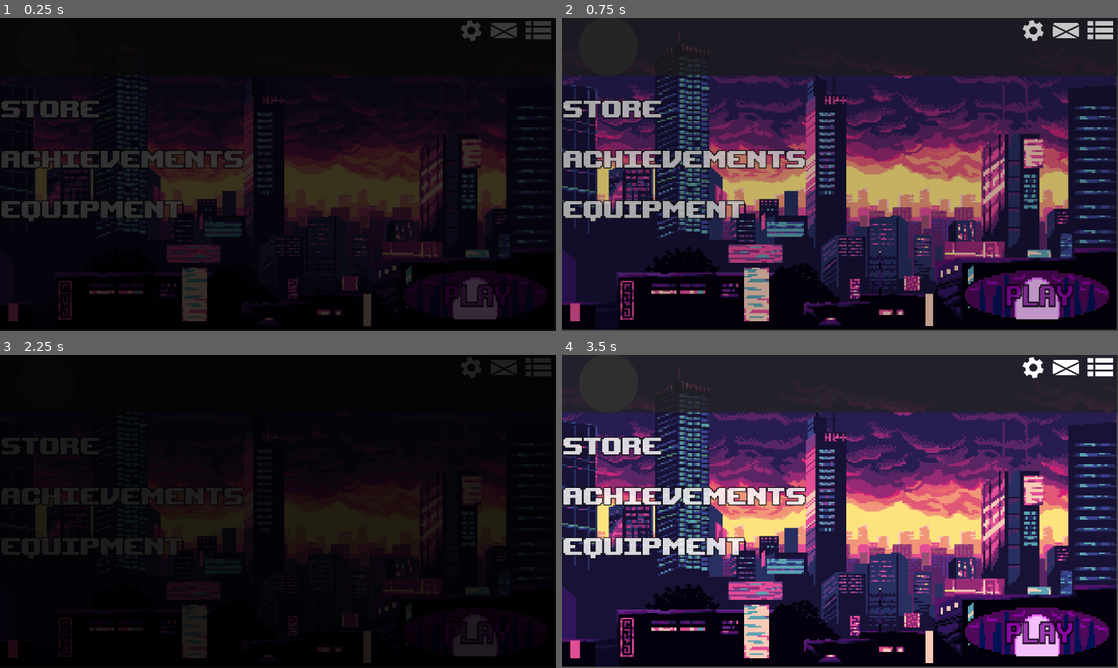
Above: before the commit, frames 1-4 (two rows, left to right).
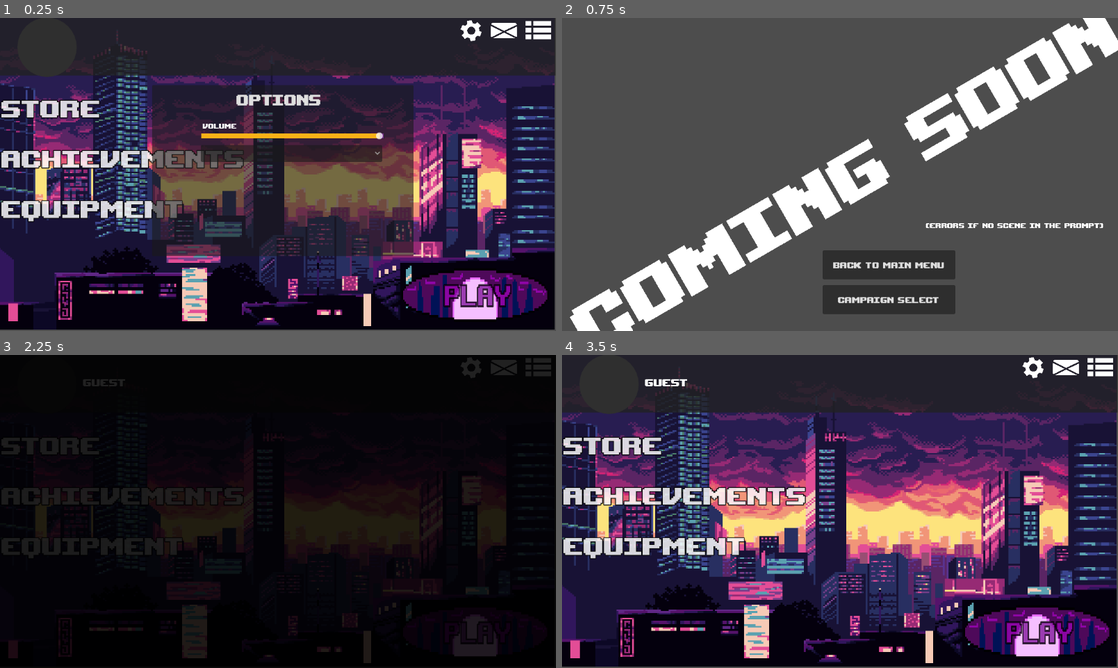
Above: after the commit, the same moments.

Repository: VinceAL-9/Mathfight
Game: Godot game, scene res://scenes/Whole game/main_menu.tscn
The game is run twice, just before and just after one commit, with the same random seed, the same clock (stepped at 60 frames per second) and the same inputs. This scene is started directly instead of the project's main scene. Sound files missing from this copy of the repository are replaced by a short silence.
Inputs (mouse positions are in pixels of both pictures, inside the frame that each line leads up to):
- Up to frame 1 (0.25 s): no input
- Up to frame 2 (0.75 s): click "STORE" at 0.5 s
- Up to frame 3 (2.25 s): click (122, 495) at 1.25 s, where only the run before the commit has a clickable "ACHIEVEMENTS"; click "Back to Main Menu" at 2 s
- Up to frame 4 (3.5 s): click "ACHIEVEMENTS" at 2.75 s

The runs differ from the first frame. In frame 1, 83% of the frame differs, in the area x 0-100%, y 0-100%; in frame 2, 99%; in frame 3, less than 0.1%; in frame 4, 0.1%.

Commit message:
Comments and username appears in mainmenu

Diff:
--- a/scenes/Whole game/main_menu.tscn
+++ b/scenes/Whole game/main_menu.tscn
@@ -231,9 +231,10 @@
 
 [node name="ProfilePictureButton" type="Button" parent="Header"]
 layout_mode = 0
-offset_left = 36.0
-offset_right = 159.0
-offset_bottom = 123.0
+offset_left = 37.0
+offset_top = 2.0
+offset_right = 160.0
+offset_bottom = 125.0
 theme_override_styles/focus = SubResource("StyleBoxFlat_kbped")
 theme_override_styles/hover = SubResource("StyleBoxFlat_kbped")
 theme_override_styles/pressed = SubResource("StyleBoxFlat_kbped")
@@ -274,6 +275,15 @@
 texture_pressed = ExtResource("6_lgwnu")
 texture_hover = ExtResource("6_lgwnu")
 texture_focused = ExtResource("6_lgwnu")
+
+[node name="Username" type="Label" parent="Header"]
+layout_mode = 0
+offset_left = 173.0
+offset_top = 45.0
+offset_right = 338.0
+offset_bottom = 88.0
+theme_override_fonts/font = ExtResource("3_oa1go")
+theme_override_font_sizes/font_size = 30
 
 [node name="Transition" type="AnimationPlayer" parent="."]
 libraries = {
@@ -376,6 +386,7 @@
 [connection signal="pressed" from="Background/VBoxContainer/StoreButton" to="." method="_on_store_button_pressed"]
 [connection signal="pressed" from="Background/VBoxContainer/AchievementsButton" to="." method="_on_achievements_button_pressed"]
 [connection signal="pressed" from="Background/VBoxContainer/EquipmentButton" to="." method="_on_equipment_button_pressed"]
+[connection signal="button_down" from="Header/ProfilePictureButton" to="." method="_on_profile_picture_button_button_down"]
 [connection signal="pressed" from="Header/SettingsButton" to="." method="_on_settings_button_pressed"]
 [connection signal="pressed" from="Header/NotificationsButton" to="." method="_on_notifications_button_pressed"]
 [connection signal="pressed" from="Header/TasksButton" to="." method="_on_tasks_button_pressed"]
--- a/scripts/Whole game/main_menu.gd
+++ b/scripts/Whole game/main_menu.gd
@@ -3,47 +3,76 @@
 @onready var transition = $Transition
 @onready var v_box_container = $Background/VBoxContainer
 @onready var button_sfx: AudioStreamPlayer = $Button_SFX
+@onready var username_label: Label = $Header/Username
 
-func _ready():
+#Gets the config file
+var config := ConfigFile.new()
+var FILE_PATH := "user://players.cfg"
+var username: String = ""
+
+func _ready():# Load config file
+	var err = config.load(FILE_PATH)
+	if err != OK:
+		print("Config file not found! Creating a new config file.")
+		# If the file doesn't exist, create it
+		config.save(FILE_PATH)
+		return
+
+	# Load the username from the config file
+	username = load_user_profile()
+
+	# Set the username on the label in the main menu
+	if username != "":
+		username_label.text =  username
+	else:
+		username_label.text = "Guest"  # Default to "Guest" if no user is found
+
+	# Play transition animation
 	$Options.visible = false
 	$Transition/ColorRect.visible = true
 	transition.play("fade_in")
 	await get_tree().create_timer(1).timeout
 
+# Function to load the user profile if no user found return empty str
+func load_user_profile() -> String:
+	if config.has_section_key("session", "last_user"):
+		return config.get_value("session", "last_user")
+	else:
+		return ""
+
+
+# Button press functions for different scenes
 func _on_play_button_pressed() -> void:
 	if button_sfx:
 		button_sfx.play()
 	transition.play("fade_out")
 	await get_tree().create_timer(1).timeout
 	get_tree().change_scene_to_file("res://scenes/Whole game/Choose mode/mode_select.tscn")
-	print("button is pressed")
-
+	print("Play button pressed")
 
 func _on_store_button_pressed() -> void:
 	if button_sfx:
 		button_sfx.play()
 	get_tree().change_scene_to_file("res://scenes/Whole game/placeholderscene.tscn")
-	print("store button is pressed")
+	print("Store button pressed")
 
 func _on_achievements_button_pressed() -> void:
 	if button_sfx:
 		button_sfx.play()
 	get_tree().change_scene_to_file("res://scenes/Whole game/placeholderscene.tscn")
-	print("achievements button is pressed")
+	print("Achievements button pressed")
 
 func _on_equipment_button_pressed() -> void:
 	if button_sfx:
 		button_sfx.play()
 	get_tree().change_scene_to_file("res://scenes/Whole game/placeholderscene.tscn")
-	print("equipment button is pressed")
-
+	print("Equipment button pressed")
 
 func _on_settings_button_pressed() -> void:
 	if button_sfx:
 		button_sfx.play()
 	$Options.visible = not $Options.visible
 	v_box_container.visible = not v_box_container.visible
-
 
 func _on_check_button_toggled(toggled_on: bool) -> void:
 	if button_sfx:
@@ -53,10 +82,8 @@
 	else:
 		DisplayServer.window_set_mode(DisplayServer.WINDOW_MODE_WINDOWED)
 
-
 func _on_notifications_button_pressed() -> void:
 	pass # Replace with function body.
-
 
 func _on_tasks_button_pressed() -> void:
 	pass # Replace with function body.
@@ -64,6 +91,7 @@
 func linear_to_db(value: float) -> float:
 	return 20.0 * log(value)
 
+#Converts into Db and controls sound
 func _on_h_slider_value_changed(value: float) -> void:
 	var volume_db: float
 
@@ -75,7 +103,6 @@
 	var bus_index = AudioServer.get_bus_index("Master")
 	AudioServer.set_bus_volume_db(bus_index, volume_db)
 
-
 func _on_resolution_item_selected(index: int) -> void:
 	match index:
 		0:
--- a/scripts/Whole game/menu_login.gd
+++ b/scripts/Whole game/menu_login.gd
@@ -9,10 +9,12 @@
 @onready var transition = $Transition
 @onready var button_sfx: AudioStreamPlayer = $Button_SFX
 
+#Gets the config file
 var is_signing_up := false
 var config := ConfigFile.new()
 var FILE_PATH := "user://players.cfg"
 
+#Chekcs if file exist
 func _ready():
 	var err = config.load(FILE_PATH)
 	if err != OK:
@@ -21,7 +23,7 @@
 	password_field.secret = true
 	transition.play("fade_in")
 
-#para sa toggle ka mode
+#Toggles between login and sign up mode
 func _on_signup_button_down():
 	is_signing_up = !is_signing_up
 	if is_signing_up:
@@ -36,6 +38,7 @@
 	password_field.text = ""
 	warning_text.bbcode_text = " "
 
+#Controls the sign-up and login
 func _on_login_button_down():
 	var username = username_field.text.strip_edges()
 	var password = password_field.text
@@ -44,8 +47,7 @@
 		warning_text.bbcode_text = "[color=red]Fields cannot be empty.[/color]"
 		return
 
-#if ara sa sign up mode and user does not exist make new user
-	if is_signing_up:
+	if is_signing_up:#Check if acc exist if not saves the data
 		if config.has_section_key("users", username):
 			warning_text.bbcode_text = "[color=red]Username already exists.[/color]"
 			return
@@ -53,31 +55,29 @@
 		config.save(FILE_PATH)
 		warning_text.bbcode_text = "[color=green]Account created![/color]"
 		_on_signup_button_down()
-
-#if ara sa  log in mode, cant have same username with other acc checks if acc exist
-	else:
+	else:#Checks if acc if in config file
 		if !config.has_section_key("users", username):
 			warning_text.bbcode_text = "[color=red]No account found.[/color]"
 			return
 
+		#Checks if inputed password matches the one under the user
 		var saved_hash = config.get_value("users", username)
 		if saved_hash == password.sha256_text():
 			if button_sfx:
 				button_sfx.play()
 			warning_text.bbcode_text = "[color=green]Login successful![/color]"
-			# Load user profile
-			var profile = load_user_profile(username)
-			print("User profile loaded: ", profile)
 
+			# Save current user to session
+			config.set_value("session", "last_user", username)
+			config.save(FILE_PATH)
+
+			# Transition to main menu
 			transition.play("fade_out")
 			await get_tree().create_timer(1).timeout
-			Functions.load_screen_to_scene("res://scenes/Whole game/main_menu.tscn")
+			get_tree().change_scene_to_file("res://scenes/Whole game/main_menu.tscn")
 		else:
 			warning_text.bbcode_text = "[color=red]Incorrect password.[/color]"
 
+	#Resets the lineEdit nodes
 	username_field.text = ""
 	password_field.text = ""
-
-# Load user profile, returning just the username
-func load_user_profile(username: String) -> String:
-	return username
